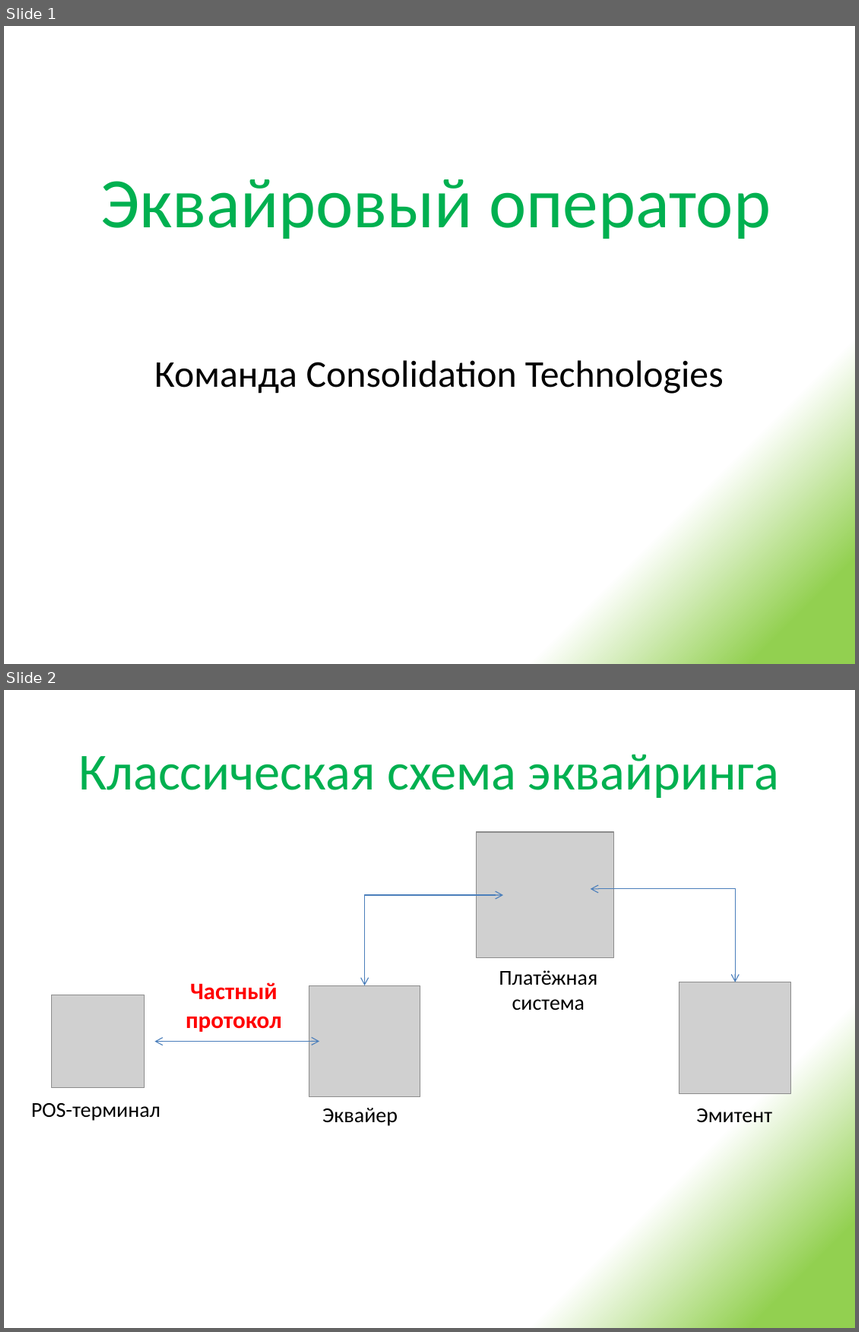
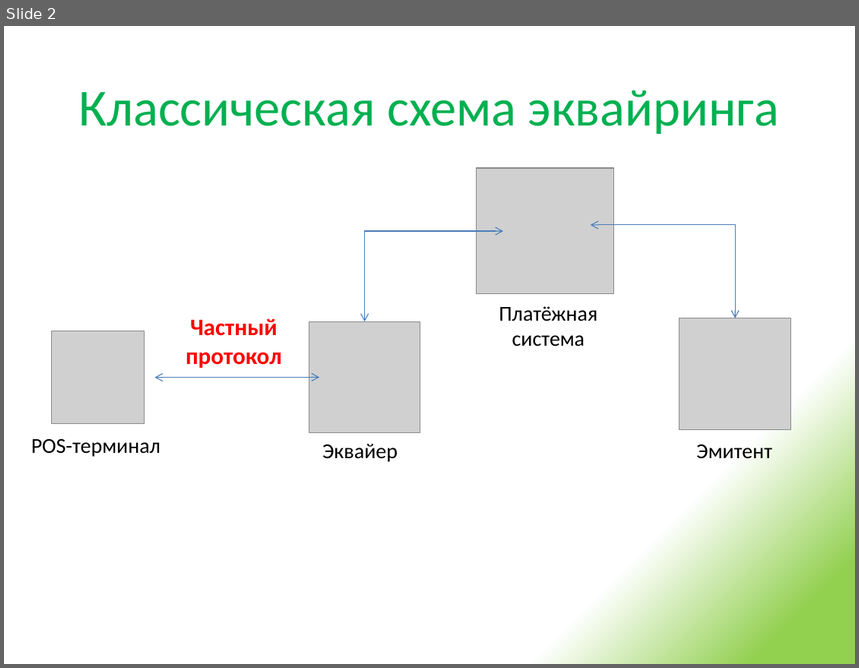
Before and after one commit to urgal/scft, a slide deck: Docs/Презентация решения.pptx. Shown one above the other, each under a label of ours: slides 1 and 2 before the commit, slide 2 after it. The pictures are 859x1332 and 859x668 pixels, drawn with LibreOffice and Linux fonts; fonts in the diff are those of the drawing; grey boxes stand for pictures. Boxes give left, top, right and bottom in pixels: in the first picture for what was removed or moved away, otherwise in the second. Text is boxed around its words. In the diff, an @@ line names an element or a change of style, - is before the commit and + after.

```diff
--- a/Docs/Презентация решения.pptx
+++ b/Docs/Презентация решения.pptx
@@ slide 1 removed at (4, 26, 855, 664), background gradient #92D050 to #FFFFFF @@
@@ title removed at (101, 180, 771, 239) @@
-Эквайровый оператор
@@ subtitle removed at (154, 360, 724, 394) @@
-Команда Consolidation Technologies
```
Also in this commit, not shown: 3 slides changed, 4 slides added, 1 other slide removed, 4 other files.
